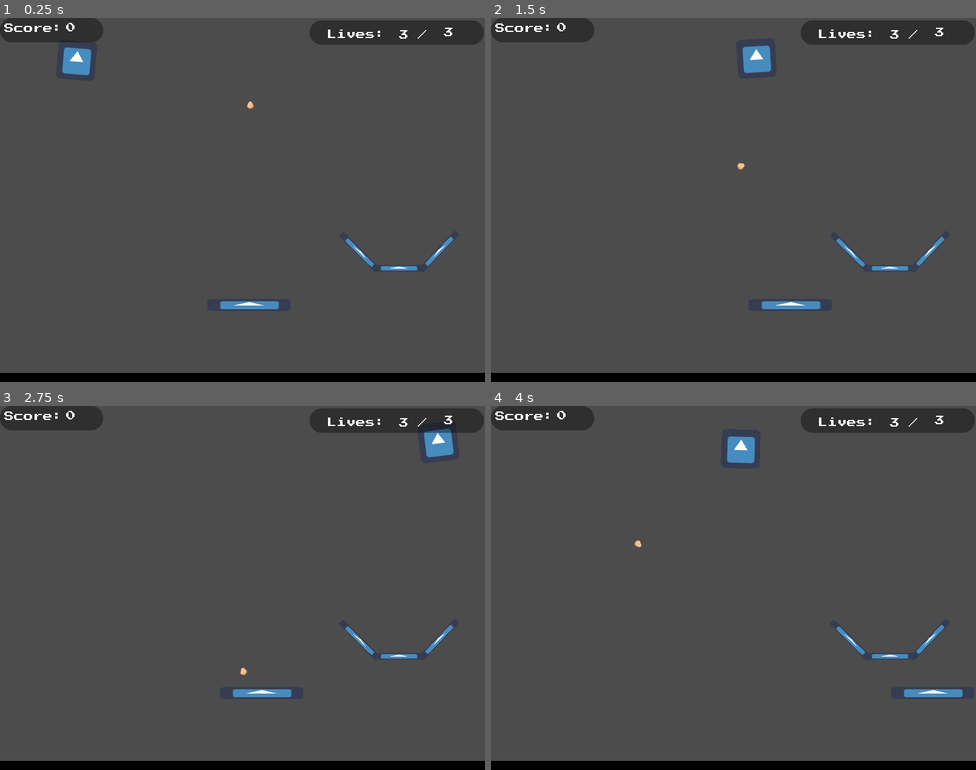
Above: before the commit, frames 1-4 (two rows, left to right).
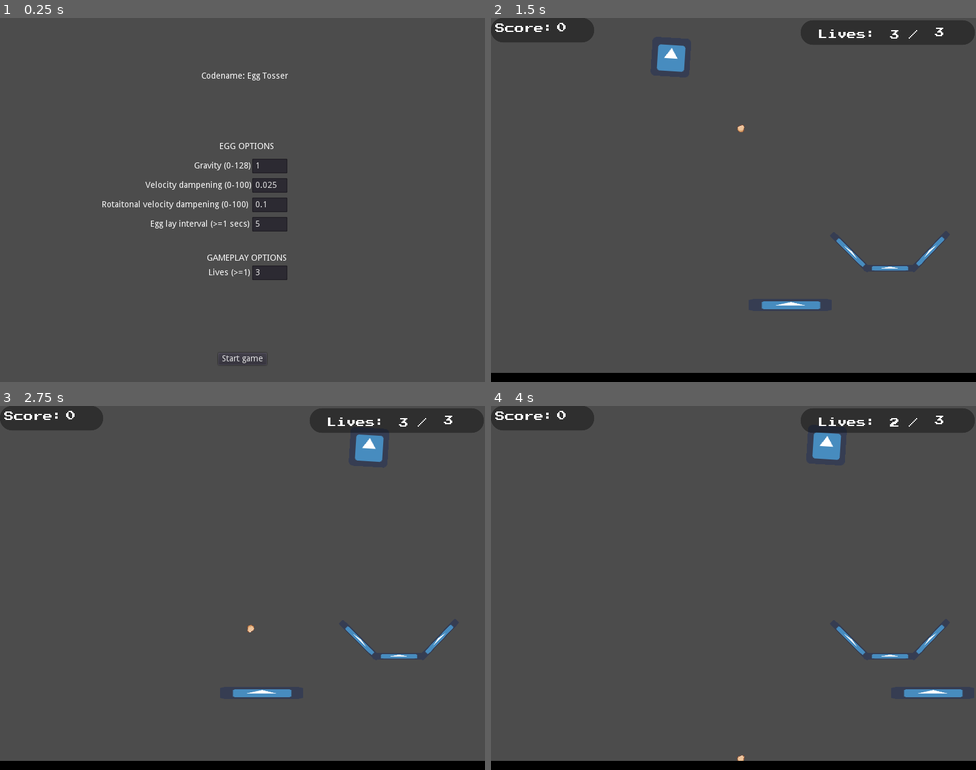
Above: after the commit, the same moments.

Repository: thatnick/fragile
Game: Godot game, scene res://scenes/debug_options.tscn
Two runs of this game, one before a commit and one after it. Both use one fixed random seed, a clock stepped at 60 frames per second and the inputs below. Before the commit the project starts from res://scenes/game.tscn. The engine's default icon, where the game draws it, is replaced by a stand-in: a white triangle on a blue panel in a dark square.
Inputs (mouse positions are in pixels of both pictures, inside the frame that each line leads up to):
- Up to frame 1 (0.25 s): no input
- Up to frame 2 (1.5 s): click (733, 360) at 0.5 s, where only the run after the commit has a clickable "Start game"; hold Right (ui_right) from 1.28 s (still down)
- Up to frame 3 (2.75 s): release Right (ui_right) at 2.03 s; hold Left (ui_left) from 2.03 s (still down)
- Up to frame 4 (4 s): release Left (ui_left) at 2.78 s; hold Right (ui_right) from 2.78 s (still down)

The runs differ from the first frame. In frame 1, 9.6% of the frame differs, in the area x 0-100%, y 0-100%; in frame 2, 0.9%; in frame 3, 0.9%; in frame 4, 0.9%.

Commit message:
Fix issue with loss of energy by reducing velocity dampening Remove central impulse, as this is not required when there is little or no dampening. Create screen where testers can change debug options. Change main scene to DebugOptions. Set the debug options in egg and egg gen via the manager.

Diff:
--- a/project.godot
+++ b/project.godot
@@ -21,7 +21,7 @@
 [application]
 
 config/name="fragile"
-run/main_scene="res://scenes/game.tscn"
+run/main_scene="res://scenes/debug_options.tscn"
 config/icon="res://icon.png"
 
 [autoload]
--- /dev/null
+++ b/scenes/debug_options.tscn
@@ -0,0 +1,127 @@
+[gd_scene load_steps=2 format=2]
+
+[ext_resource path="res://scripts/debug_options.gd" type="Script" id=1]
+
+[node name="DebugOptions" type="CanvasLayer"]
+script = ExtResource( 1 )
+
+[node name="Title" type="Label" parent="."]
+anchor_left = 0.5
+anchor_right = 0.5
+margin_left = -68.0
+margin_top = 84.0
+margin_right = 75.0
+margin_bottom = 108.0
+text = "Codename: Egg Tosser"
+align = 1
+valign = 1
+
+[node name="EggOptions" type="Label" parent="."]
+anchor_left = 0.5
+anchor_right = 0.5
+margin_left = -64.0
+margin_top = 200.0
+margin_right = 79.0
+margin_bottom = 224.0
+text = "EGG OPTIONS"
+align = 1
+valign = 1
+
+[node name="GravityEdit" type="LineEdit" parent="."]
+margin_left = 416.0
+margin_top = 232.0
+margin_right = 474.0
+margin_bottom = 256.0
+text = "1"
+
+[node name="VelDampEdit" type="LineEdit" parent="."]
+margin_left = 416.0
+margin_top = 264.0
+margin_right = 474.0
+margin_bottom = 288.0
+text = "0.025"
+
+[node name="RotVelDampEdit" type="LineEdit" parent="."]
+margin_left = 416.0
+margin_top = 296.0
+margin_right = 474.0
+margin_bottom = 320.0
+text = "0.1"
+
+[node name="EggIntervalEdit" type="LineEdit" parent="."]
+margin_left = 416.0
+margin_top = 328.0
+margin_right = 474.0
+margin_bottom = 352.0
+text = "5"
+
+[node name="Label" type="Label" parent="."]
+margin_left = 320.0
+margin_top = 232.0
+margin_right = 416.0
+margin_bottom = 256.0
+text = "Gravity (0-128)"
+valign = 1
+
+[node name="Label2" type="Label" parent="."]
+margin_left = 240.0
+margin_top = 264.0
+margin_right = 415.0
+margin_bottom = 288.0
+text = "Velocity dampening (0-100)"
+valign = 1
+
+[node name="Label3" type="Label" parent="."]
+margin_left = 168.0
+margin_top = 296.0
+margin_right = 410.0
+margin_bottom = 320.0
+text = "Rotaitonal velocity dampening (0-100)"
+valign = 1
+
+[node name="Label4" type="Label" parent="."]
+margin_left = 248.0
+margin_top = 328.0
+margin_right = 412.0
+margin_bottom = 352.0
+text = "Egg lay interval (>=1 secs)"
+valign = 1
+
+[node name="EggOptions2" type="Label" parent="."]
+anchor_left = 0.5
+anchor_right = 0.5
+margin_left = -64.0
+margin_top = 384.0
+margin_right = 79.0
+margin_bottom = 408.0
+text = "GAMEPLAY OPTIONS"
+align = 1
+valign = 1
+
+[node name="Label5" type="Label" parent="."]
+margin_left = 344.0
+margin_top = 408.0
+margin_right = 413.0
+margin_bottom = 432.0
+text = "Lives (>=1)"
+valign = 1
+
+[node name="LivesEdit" type="LineEdit" parent="."]
+margin_left = 416.0
+margin_top = 408.0
+margin_right = 474.0
+margin_bottom = 432.0
+text = "3"
+
+[node name="StartGameButton" type="Button" parent="."]
+anchor_left = 0.5
+anchor_top = 1.0
+anchor_right = 0.5
+anchor_bottom = 1.0
+margin_left = -40.0
+margin_top = -48.0
+margin_right = 40.0
+margin_bottom = -28.0
+text = "Start game"
+
+[connection signal="pressed" from="StartGameButton" to="." method="_on_StartGameButton_pressed"]
--- a/scenes/egg.tscn
+++ b/scenes/egg.tscn
@@ -24,6 +24,7 @@
 collision_layer = 2
 collision_mask = 15
 physics_material_override = SubResource( 2 )
+gravity_scale = 0.75
 contacts_reported = 1
 contact_monitor = true
 script = ExtResource( 1 )
--- /dev/null
+++ b/scripts/debug_options.gd
@@ -0,0 +1,12 @@
+extends CanvasLayer
+
+onready var manager = get_node("/root/Manager")
+
+func _on_StartGameButton_pressed():
+	manager.gravity = float($GravityEdit.text)
+	manager.vel_damp = float($VelDampEdit.text)
+	manager.rot_vel_damp = float($RotVelDampEdit.text)
+	manager.egg_interval = int($EggIntervalEdit.text)
+	manager.lives_total = int($LivesEdit.text)
+
+	get_tree().change_scene("res://scenes/game.tscn")
--- a/scripts/egg.gd
+++ b/scripts/egg.gd
@@ -8,11 +8,17 @@
 
 var in_nest = false
 var hatched = false
+
 onready var manager = get_node("/root/Manager")
 
 func _ready():
 	# add a random rotation
 	add_torque(manager.rng.randf_range(-50.0, 50.0))
+
+	# DEBUG Set options from the debug screen
+	gravity_scale = manager.gravity
+	linear_damp = manager.vel_damp
+	angular_damp = manager.rot_vel_damp
 
 func _process(delta):
 	# hatch the egg immediately if it has stopped moving inside the nest
@@ -25,14 +31,11 @@
 func _on_Egg_body_entered(body):
 	if body.name == "Floor":
 		hit_floor()
-	if body.name == "Player":
-		# add an extra velocity boost when hitting the player
-		apply_central_impulse(Vector2(cos(rotation), sin(rotation)) * PLAYER_BOUNCE)
 
 # hatch the egg when the timer runs out (it starts on egg creation)
 func _on_HatchTimer_timeout():
 	hatch()
-	# TODO play an animation instead of the egg just deleting it
+	# TODO play an animation instead of just deleting the egg
 	queue_free()
 
 func hit_floor():
--- a/scripts/egg_gen.gd
+++ b/scripts/egg_gen.gd
@@ -4,11 +4,15 @@
 
 var speed = 250
 
+onready var manager = get_node("/root/Manager")
 onready var game_scene = get_node("/root/Game")
 
 func _ready():
 	# stop at the end of the path instead of looping back to the start
 	$Bird.set_loop(false)
+
+	# DEBUG Set options from the debug screen
+	$EggSpawnTimer.wait_time = manager.egg_interval
 
 func _process(delta):
 	# move bird along the path
--- a/scripts/manager.gd
+++ b/scripts/manager.gd
@@ -2,13 +2,16 @@
 
 extends Node
 
-
 var rng = RandomNumberGenerator.new()
-
 
 var score: int = 0
 var lives: int = 3
-var lives_total: int = 3
+
+var lives_total
+var gravity
+var vel_damp
+var rot_vel_damp
+var egg_interval
 
 func _ready():
 	rng.randomize()
